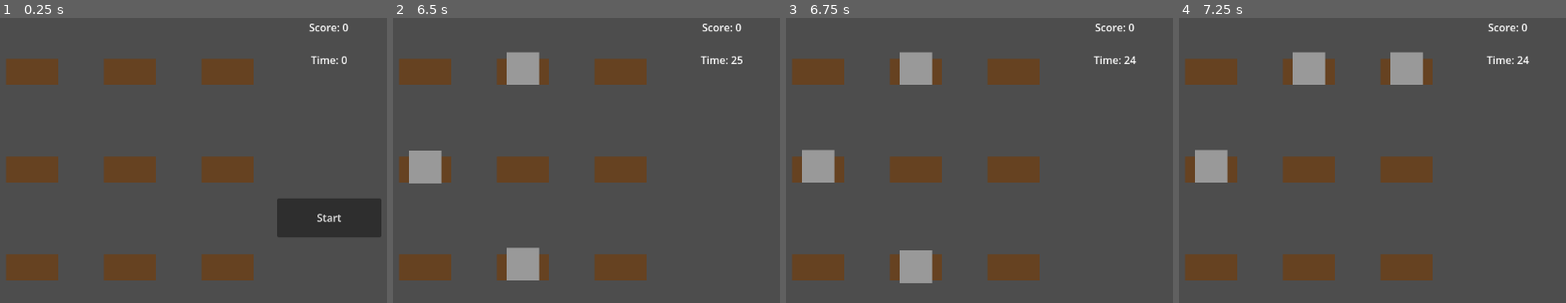
Above: before the commit, frames 1-4 (left to right).
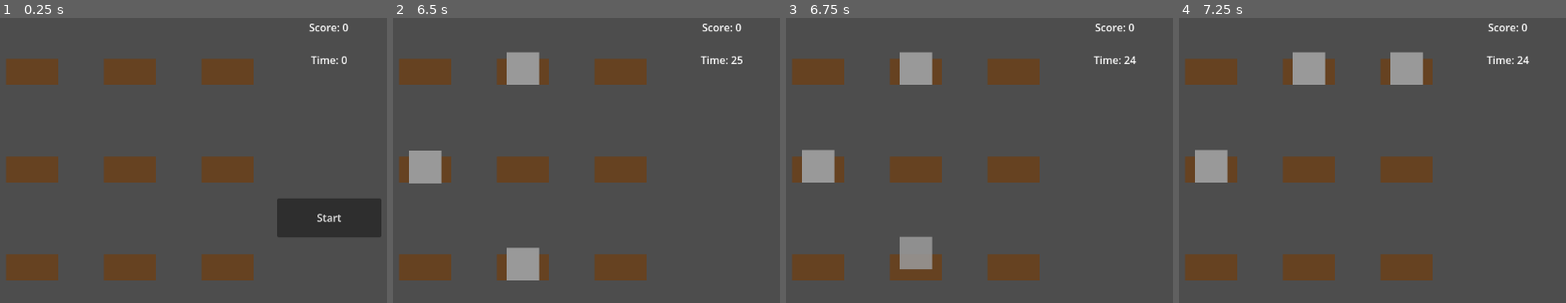
Above: after the commit, the same moments.

Repository: cangming009/firtdemo
Game: Godot game, scene res://main.tscn
Same seed, same stepped clock (60 frames per second), same inputs: the game is played once before the commit and once after it.
Inputs (mouse positions are in pixels of both pictures, inside the frame that each line leads up to):
- Up to frame 1 (0.25 s): no input
- Up to frame 2 (6.5 s): click "Start" at 0.5 s; move the mouse to (423, 72) at 1.27 s; click (423, 72) at 1.42 s; tap Enter at 2 s; move the mouse to (524, 72) at 2.02 s; click (524, 72) at 2.17 s; move the mouse to (621, 72) at 2.77 s; click (621, 72) at 2.92 s; tap Space at 3.5 s; move the mouse to (423, 169) at 3.52 s; click (423, 169) at 3.67 s; move the mouse to (524, 169) at 4.27 s; click (524, 169) at 4.42 s; move the mouse to (621, 169) at 5.02 s; click (621, 169) at 5.17 s; move the mouse to (423, 268) at 5.77 s; click (423, 268) at 5.92 s
- Up to frame 3 (6.75 s): move the mouse to (917, 268) at 6.52 s; click (917, 268) at 6.67 s
- Up to frame 4 (7.25 s): no input

Frames 1-2 are identical in both runs. In frame 3, 0.8% of the frame differs, in the area x 29-38%, y 76-94%; in frame 4, nothing differs.

Commit message:
修改问题

Diff:
--- a/Mole.gd
+++ b/Mole.gd
@@ -10,23 +10,22 @@
 var is_whacked: bool = false
 
 @onready var mole_sprite: ColorRect = $Mole/MoleSprite
-@onready var collision_shape: CollisionShape2D = $Mole/Area2D/CollisionShape2D
-@onready var hit_zone: Area2D = $Mole/Area2D
 
 signal mole_whacked
 
 func _ready() -> void:
 	print("[Mole] _ready called")
 	hide_mole_instant()
-	hit_zone.input_event.connect(_on_input_event)
 	print("[Mole] _ready done")
 
-func _on_input_event(_viewport: Node, event: InputEvent, _shape_idx: int) -> void:
-	print("[Mole] _on_input_event: ", event)
+func _input(event: InputEvent) -> void:
 	if event is InputEventMouseButton:
 		if event.pressed and event.button_index == MOUSE_BUTTON_LEFT:
 			if state == MoleState.VISIBLE and not is_whacked:
-				whack()
+				var mole_rect = mole_sprite.get_global_rect()
+				if mole_rect.has_point(event.global_position):
+					whack()
+					get_tree().root.push_input(event)
 
 func show_mole() -> void:
 	if state != MoleState.HIDDEN:
@@ -72,6 +71,8 @@
 	is_whacked = true
 	state = MoleState.WHACKED
 
+	spawn_explosion()
+
 	var tween = create_tween()
 	if not tween:
 		push_error("[Mole] create_tween() failed in whack")
@@ -84,6 +85,29 @@
 	hide_mole_instant()
 	mole_whacked.emit()
 
+func spawn_explosion() -> void:
+	var explosion = Node2D.new()
+	explosion.global_position = mole_sprite.global_position
+	add_child(explosion)
+
+	var colors = [Color(1, 0.5, 0, 1), Color(1, 0.8, 0, 1), Color(1, 1, 0, 1), Color(1, 0.3, 0, 1)]
+	for i in 8:
+		var particle = ColorRect.new()
+		particle.color = colors[i % colors.size()]
+		particle.size = Vector2(12, 12)
+		particle.pivot_offset = Vector2(6, 6)
+		explosion.add_child(particle)
+
+		var angle = (i / 8.0) * TAU
+		var tween = create_tween()
+		tween.set_parallel(true)
+		tween.tween_property(particle, "position", Vector2(cos(angle) * 60, sin(angle) * 60), 0.3).set_trans(Tween.TRANS_SINE).set_ease(Tween.EASE_OUT)
+		tween.tween_property(particle, "modulate:a", 0.0, 0.3).set_trans(Tween.TRANS_SINE).set_ease(Tween.EASE_IN)
+		tween.tween_property(particle, "scale", Vector2(0.1, 0.1), 0.3).set_trans(Tween.TRANS_SINE).set_ease(Tween.EASE_IN)
+
+	await get_tree().create_timer(0.4).timeout
+	explosion.queue_free()
+
 func hide_mole_instant() -> void:
 	mole_sprite.position.y = 0.0
 	mole_sprite.modulate.a = 1.0
Not shown, changed: CLAUDE.md
